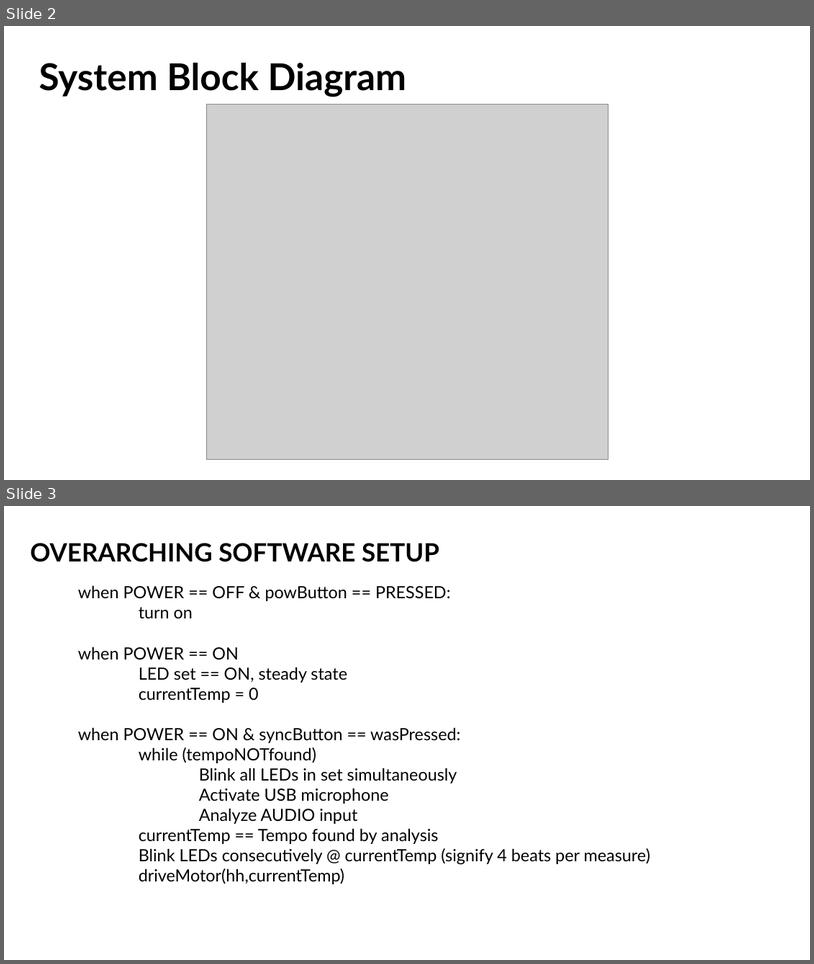
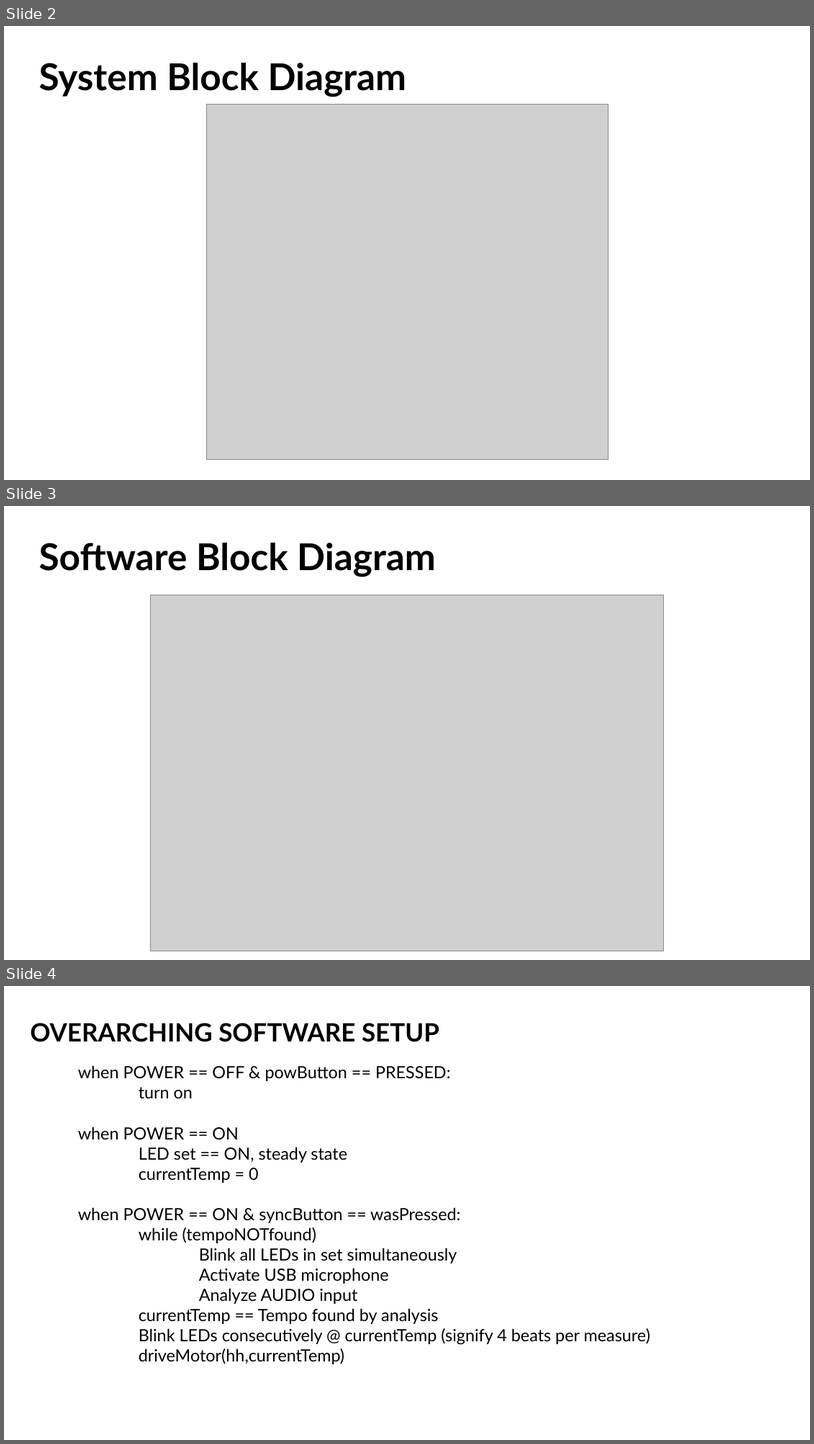
Before and after one commit to kmCoon/ENGI-301, a slide deck: project-01/docs/Cooney_Project_01_Software_Diagrams.pptx. Shown one above the other, each under a label of ours: slides 2 and 3 before the commit, slides 2, 3 and 4 after it. The pictures are 814x964 and 814x1444 pixels, drawn with LibreOffice and Linux fonts; fonts in the diff are those of the drawing; grey boxes stand for pictures. Boxes give left, top, right and bottom in pixels: in the first picture for what was removed or moved away, otherwise in the second. Text is boxed around its words. In the diff, an @@ line names an element or a change of style, - is before the commit and + after.

```diff
--- a/project-01/docs/Cooney_Project_01_Software_Diagrams.pptx
+++ b/project-01/docs/Cooney_Project_01_Software_Diagrams.pptx
@@ slide 3 added at [4, 506, 810, 960], background #FFFFFF @@
@@ title added at [39, 543, 436, 577], 44 pt, text #000000, bold @@
+Software Block Diagram
@@ picture added at [150, 595, 665, 951] @@
@@ what was slide 3 is now slide 4 @@
```
Also in this commit, not shown: 10 other files.
